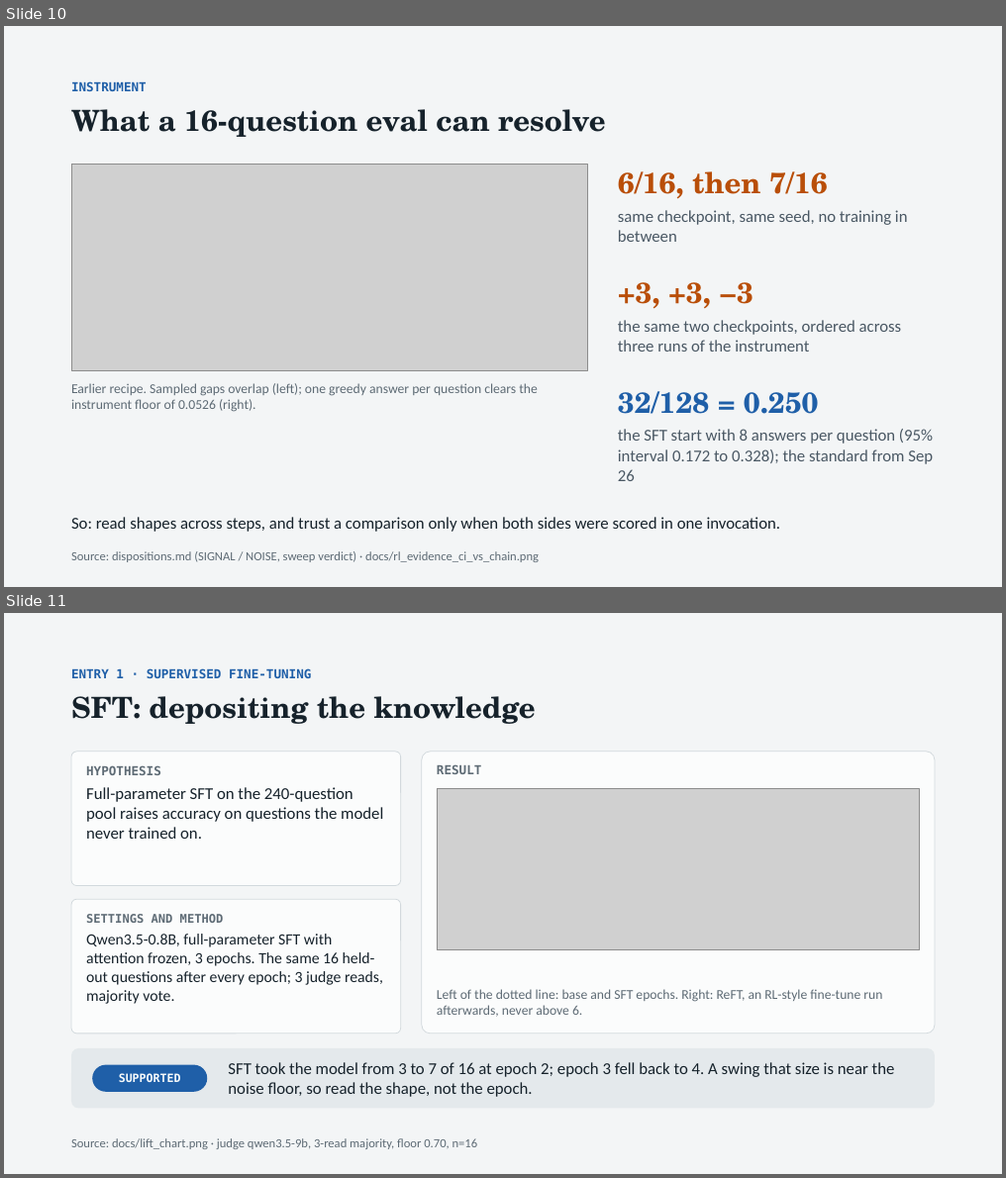
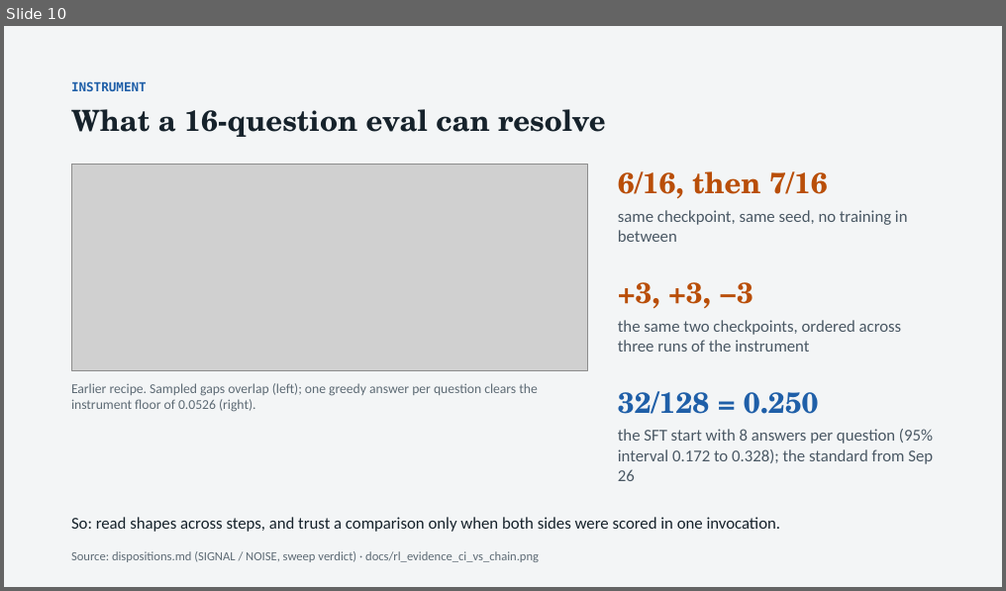
Before and after one commit to thistleknot/rl_v2_share, a slide deck: docs/RL_V2_rl.pptx. Shown one above the other, each under a label of ours: slides 10 and 11 before the commit, slide 10 after it. The pictures are 1006x1178 and 1006x591 pixels, drawn with LibreOffice and Linux fonts; fonts in the diff are those of the drawing; grey boxes stand for pictures. Boxes give left, top, right and bottom in pixels: in the first picture for what was removed or moved away, otherwise in the second. Text is boxed around its words. In the diff, an @@ line names an element or a change of style, - is before the commit and + after.

```diff
--- a/docs/RL_V2_rl.pptx
+++ b/docs/RL_V2_rl.pptx
@@ slide 11 removed at (4, 613, 1002, 1174), background #F3F5F6 @@
@@ text removed at (71, 668, 311, 678) @@
-ENTRY 1 · SUPERVISED FINE-TUNING
@@ text removed at (71, 696, 536, 724) @@
-SFT: depositing the knowledge
@@ rounded rectangle removed at (71, 752, 401, 885) @@
@@ rounded rectangle removed at (422, 752, 935, 1034) @@
@@ text removed at (86, 765, 383, 839) @@
-HYPOTHESIS
-Full-parameter SFT on the 240-question pool raises accuracy on questions the model never trained on.
@@ text removed at (437, 764, 481, 774) @@
-RESULT
@@ picture removed at (437, 789, 920, 951) @@
@@ rounded rectangle removed at (71, 900, 401, 1034) @@
@@ text removed at (86, 914, 383, 1004) @@
-SETTINGS AND METHOD
-Qwen3.5-0.8B, full-parameter SFT with attention frozen, 3 epochs. The same 16 held-out questions after every epoch; 3 judge reads, majority vote.
@@ text removed at (437, 989, 882, 1017) @@
-Left of the dotted line: base and SFT epochs. Right: ReFT, an RL-style fine-tune run afterwards, never above 6.
@@ rounded rectangle removed at (71, 1049, 935, 1109) @@
@@ rounded rectangle removed at (92, 1065, 207, 1092) @@
-SUPPORTED
@@ text removed at (228, 1062, 895, 1097) @@
-SFT took the model from 3 to 7 of 16 at epoch 2; epoch 3 fell back to 4. A swing that size is near the noise floor, so read the shape, not the epoch.
@@ text removed at (71, 1139, 478, 1150) @@
-Source: docs/lift_chart.png · judge qwen3.5-9b, 3-read majority, floor 0.70, n=16
```
Also in this commit, not shown: 3 slides changed, 5 other files.
